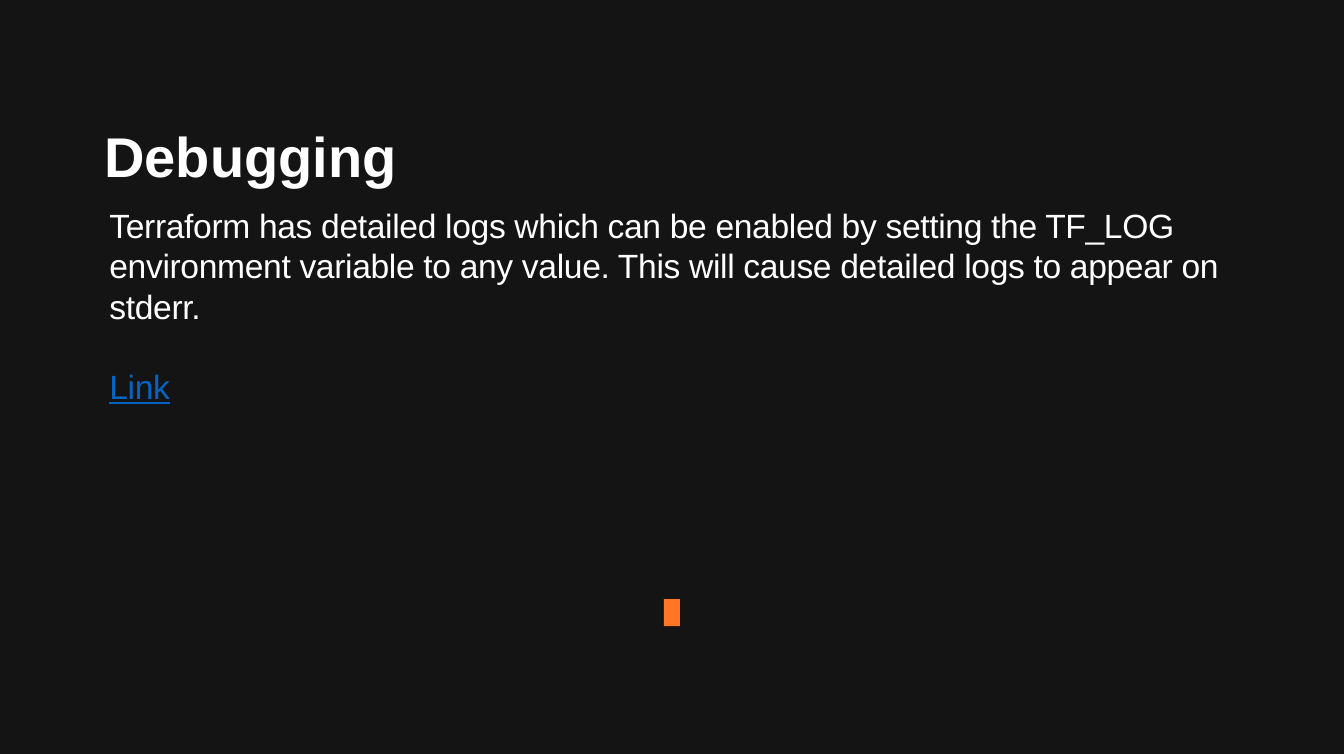
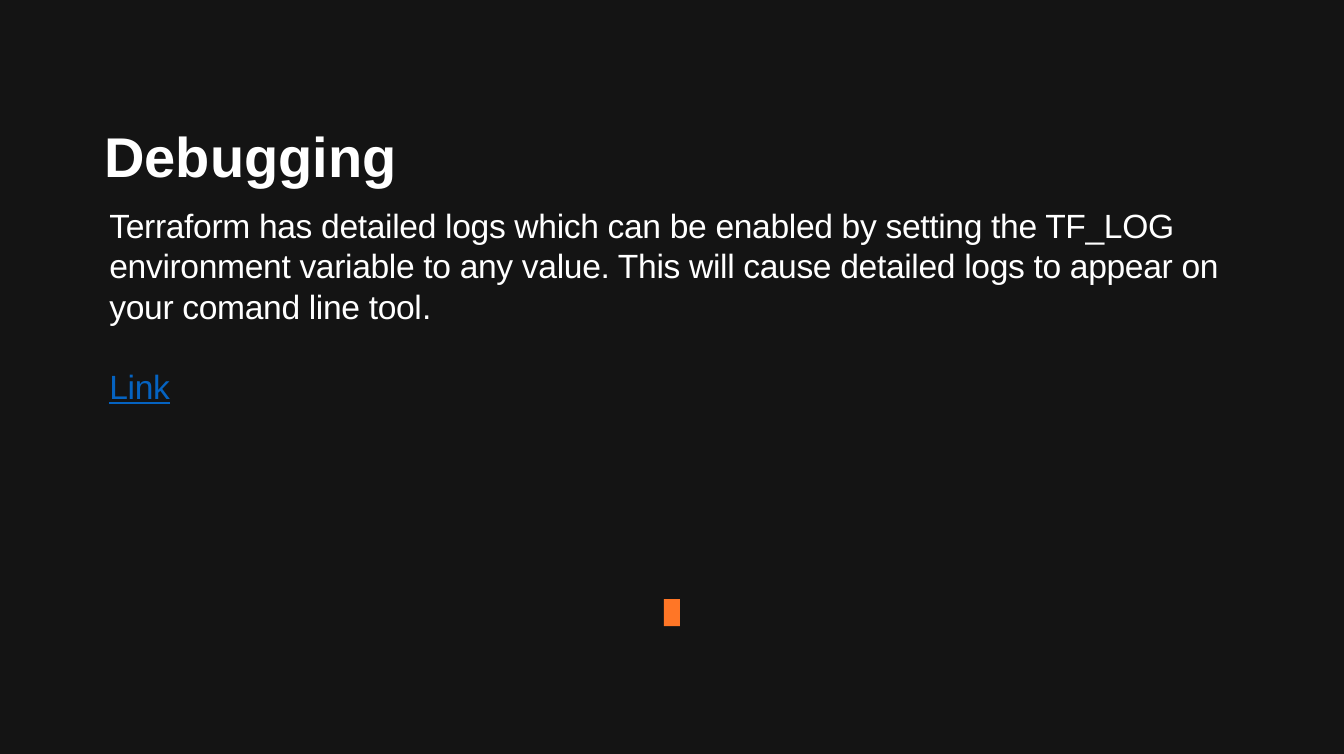
Before and after one commit to Beczka/DevOps, a slide deck: slide 13 of Terraform/Terraform.pptx. Drawn at 1344x754 pixels with LibreOffice and Linux fonts; fonts in the diff are those of the drawing. Boxes give left, top, right and bottom in pixels: in the first picture for what was removed or moved away, otherwise in the second. Text is boxed around its words. In the diff, an @@ line names an element or a change of style, - is before the commit and + after.

```diff
--- a/Terraform/Terraform.pptx
+++ b/Terraform/Terraform.pptx
@@ text at (x1=109, y1=213, x2=1219, y2=325): text changed @@
-Terraform has detailed logs which can be enabled by setting the TF_LOG environment variable to any value. This will cause detailed logs to appear on stderr.
+Terraform has detailed logs which can be enabled by setting the TF_LOG environment variable to any value. This will cause detailed logs to appear on your comand line tool.
```
Also in this commit, not shown: 5 other slides changed, 1 slide added, 36 other files.
